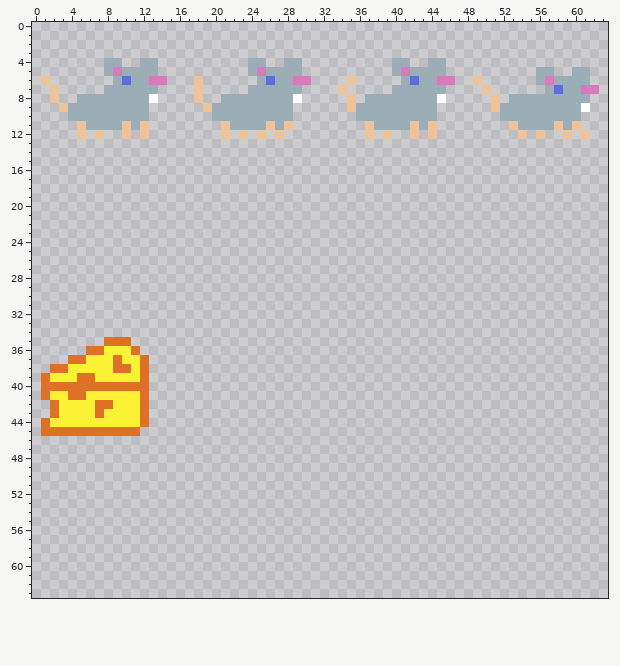
File history of a pixel-art sprite, content/objects.png. This is how it looked before the edit.
The file is 64x64 pixels.
And afterwards:
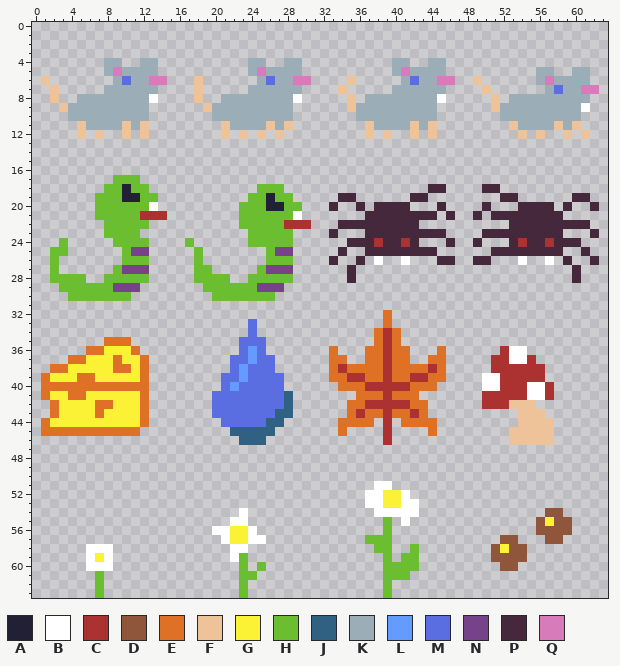
Palette (. is transparent): A #222034  B #ffffff  C #ac3232  D #8f563b  E #df7126  F #eec39a  G #fbf236  H #6abe30  J #306082  K #9badb7  L #639bff  M #5b6ee1  N #76428a  P #45283c  Q #d77bba
Log entry: Add several in game objects.
Changes in this commit:
Changed rows in their new state; - is an unchanged pixel.
first column x 2:
17 -------HHH---------------------------------------------------
18 ------HHAHH------------HHH----------------PP----PP-----------
19 -----HHHAAHH----------HHAHH-----PP------PP--------PP------PP-
20 -----HHHHHHB---------HHHAAHH---P--P-PPPP---P----P---PPPP-P--P
21 -----HHHHHCCC--------HHHHHHB-------PPPPPPPP-P--P-PPPPPPPP----
22 ------HHHHH----------HHHHHCCC---PPPPPPPPP----------PPPPPPPPP-
23 ------HHHH------------HHHHH----P---PPPPPPPPP----PPPPPPPPP---P
24 -H-----HHHH----H------HHHHH------PPPCPPCP---P--P---PCPPCPPP--
25 HH------HNN-----H-------HNN-----P--PPPPPPPP------PPPPPPPP--P-
26 H-------HHH-----H-------HHH----P--P-B--B---PP--PP---B--B-P--P
27 H------HNNN-----HH-----HNNN------P------------------------P--
28 HHHH--HHHHH-----HHHH--HHHHH------P------------------------P--
29 -HHHHHHNNN-------HHHHHHNNN-----------------------------------
30 --HHHHHHH---------HHHHHHH------------------------------------
32 -------------------------------------E-----------------------
33 ----------------------M--------------E-----------------------
34 ----------------------M-------------ECE----------------------
35 ---------------------MMM------------ECE----------------------
36 ---------------------MLM-------E---EECEE---E------CBB--------
37 --------------------MMLMM------EE--EECEE--EE-----CCBBC-------
38 --------------------MLMMM------ECEEEECEEEECE-----CCCCCC------
39 -------------------MMLMMMM-----EECCEECEECCEE----BBCCCCC------
40 -------------------MLMMMMM------EEECCCCCEEE-----BBCCCBBC-----
41 ------------------MMMMMMMMJ-------EEECEEE-------CCCCCBBC-----
42 ------------------MMMMMMMMJ------EECCCCCEE------CCCFFF-------
43 ------------------MMMMMMMJJ------ECEECEECE----------FFF------
44 -------------------MMMMMJJ------EEEE-C-EEEE---------FFFF-----
45 --------------------JJJJJ-------E----C----E--------FFFFF-----
46 ---------------------JJJ-------------C-------------FFFFF-----
first column x 6:
51 --------------------------------BB--------------------
52 -------------------------------BBGGB------------------
53 -------------------------------BBGGBB-----------------
54 -----------------B--------------BBBBB--------------DD-
55 ----------------BB---------------H-B--------------DGDD
56 --------------BBGGB--------------H----------------DDDD
57 ---------------BGGBB-----------HHH------------DD---DD-
58 BBB-------------BB--------------HH--H--------DGDD-----
59 BGB-------------BH---------------H-HH--------DDDD-----
60 BBB--------------H-H-------------HHHH---------DD------
61 -H---------------HH--------------HHH------------------
62 -H---------------H---------------H--------------------
63 -H---------------H---------------H--------------------
Where, in picture pixels (left, top, right, bottom), the same in both pictures:
added: (50, 175, 599, 445)
added: (365, 481, 419, 598)
added: (212, 508, 266, 598)
added: (491, 508, 572, 571)
added: (86, 544, 113, 598)
